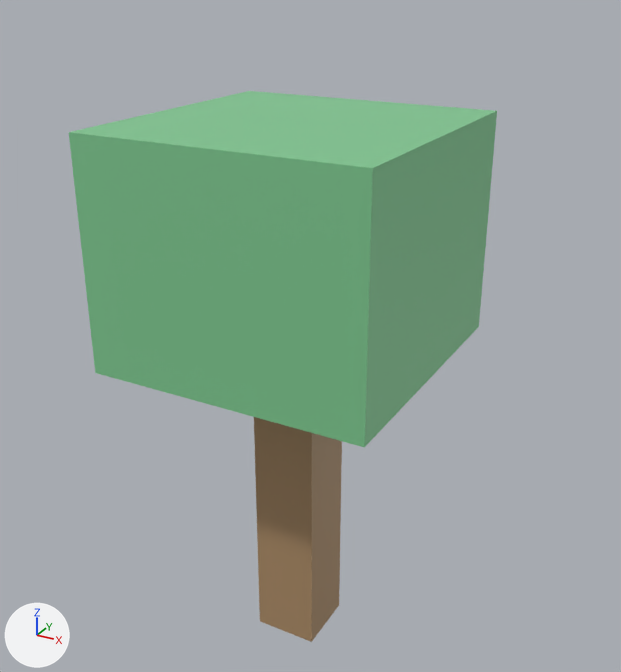
What one commit did to the glTF model data/islands/disksaver/glb/Prop_DS_Tree_02.glb.
One viewpoint serves both versions: a 50 mm camera at (1.73, -3.04, 3.1) aimed at (0.02, 0.08, 1.54). The lights are fixed; the arrows at lower left show +X, +Y and +Z. The first picture is the older version. Vertices at exactly the same position are counted once.

Script lines for the objects in view, before the commit:
```python
me_cube_1431 = bpy.data.meshes.new('Cube.1431')
me_cube_1431.from_pydata(...)  # a box spanning x -0.15..0.15, y -0.15..0.15, z 0.0..1.5
me_cube_1431.materials.append(mat_ds_bark)  # brown #ad8d67
me_cube_1432 = bpy.data.meshes.new('Cube.1432')
me_cube_1432.from_pydata(...)  # a box spanning x -0.625..0.625, y -0.625..0.625, z 1.5..2.5
me_cube_1432.materials.append(mat_ds_leaf2)  # green #80ca92
ob_cube = bpy.data.objects.new('Cube', me_cube_1431)
ob_cube.location = (0.0, 0.0, 0.0)
ob_cube_001 = bpy.data.objects.new('Cube.001', me_cube_1432)
ob_cube_001.location = (0.0, 0.0, 0.0)
```
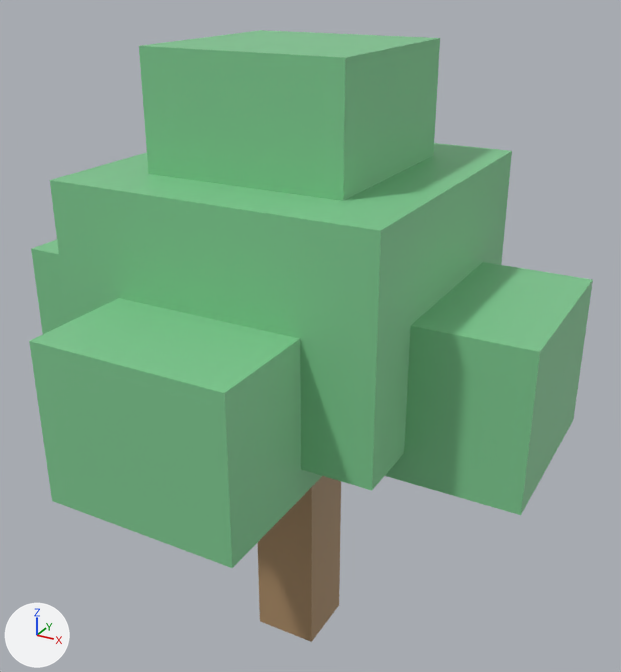
Where the change shows, as pixel boxes [x1, y1, x2, y2] in the pictures (621 x 672 px):
'Cube.001', moved, rescaled (8% wider)
    before: [69, 91, 497, 448]
    after: [50, 143, 512, 490]
'Cube.005', added (green)
    after: [29, 298, 322, 568]
'Cube.006', added (green)
    after: [139, 30, 440, 201]
'Cube.002', added (green)
    after: [385, 262, 593, 515]
'Cube.003', added (green)
    after: [31, 239, 67, 334]

What the commit changed:
me_cube_1432 is used by ob_cube_001; location (0.0, 0.0, 0.0).
me_cube_1432 had 8 vertices, 12 faces and spanned x -0.625..0.625, y -0.625..0.625, z 1.5..2.5.
me_cube_1432 now has 8 vertices, 12 faces and spans x -0.688..0.688, y -0.688..0.688, z 1.375..2.325.
me_cube_1432 part 1: the whole mesh is scaled about its middle by (1.1, 1.1, 0.95), then moved by (0.0, 0.0, -0.15).
Mesh me_cube_1447 is new.
It is a box spanning x -0.425..0.425, y -0.425..0.425, z 2.25..2.8.
It uses material mat_ds_leaf2 (green #80ca92).
Mesh me_cube_1446 is new.
It is a box spanning x -0.4..0.4, y -1.15..-0.35, z 1.25..1.9.
It uses material mat_ds_leaf2 (green #80ca92).
Mesh me_cube_1444 is new.
It is a box spanning x -1.15..-0.35, y -0.4..0.4, z 1.25..1.9.
It uses material mat_ds_leaf2 (green #80ca92).
Mesh me_cube_1443 is new.
It is a box spanning x 0.35..1.15, y -0.4..0.4, z 1.25..1.9.
It uses material mat_ds_leaf2 (green #80ca92).
Object 'Cube.006' (ob_cube_006) is new; it shows me_cube_1447.
Its location is (0.0, 0.0, 0.0).
Object 'Cube.005' (ob_cube_005) is new; it shows me_cube_1446.
Its location is (0.0, 0.0, 0.0).
Object 'Cube.003' (ob_cube_003) is new; it shows me_cube_1444.
Its location is (0.0, 0.0, 0.0).
Object 'Cube.002' (ob_cube_002) is new; it shows me_cube_1443.
Its location is (0.0, 0.0, 0.0).
